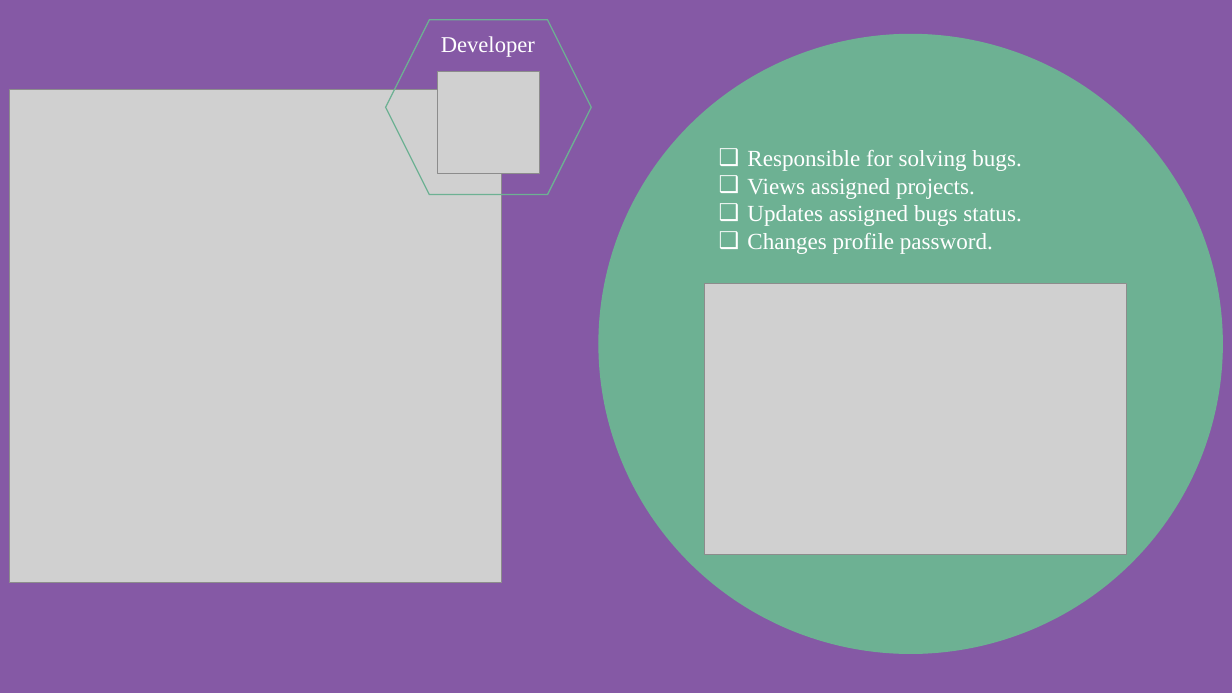
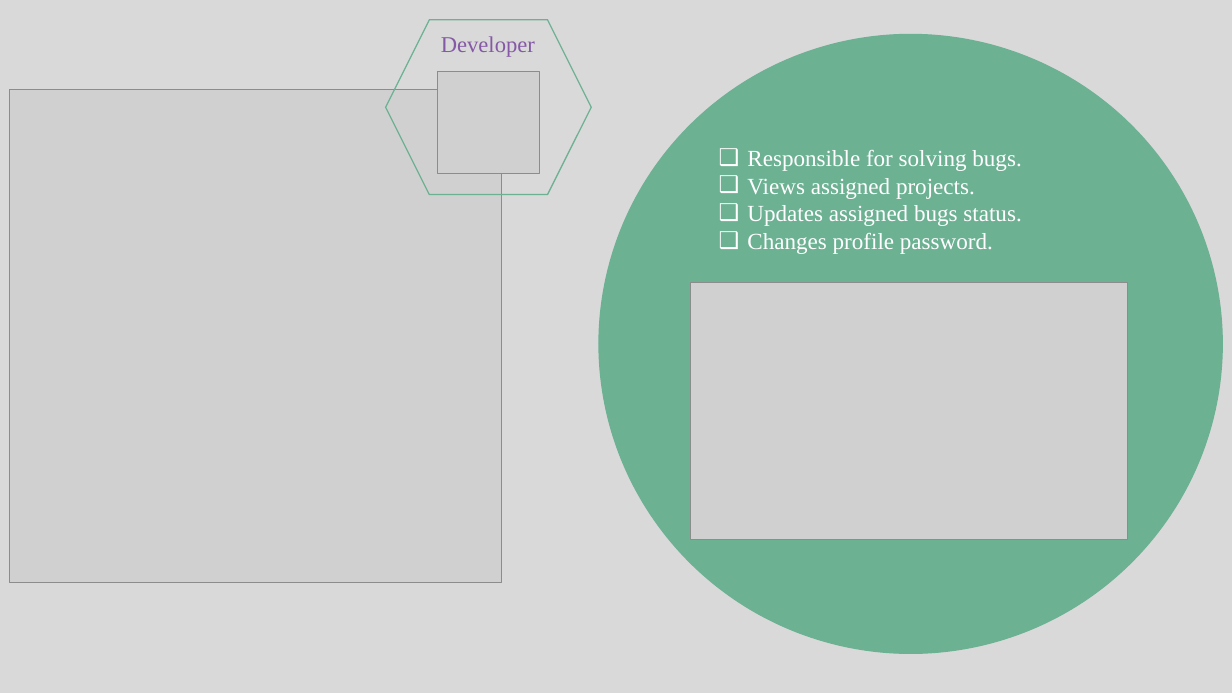
Before and after one commit to M-627/Bug-Tracking-System, a slide deck: slide 12 of documents & diagrams/Presentation1.pptx (slide 8 before the commit). Drawn at 1232x693 pixels with LibreOffice and Linux fonts; fonts in the diff are those of the drawing; grey boxes stand for pictures. Boxes give left, top, right and bottom in pixels: in the first picture for what was removed or moved away, otherwise in the second. Text is boxed around its words. In the diff, an @@ line names an element or a change of style, - is before the commit and + after.

```diff
--- a/documents & diagrams/Presentation1.pptx
+++ b/documents & diagrams/Presentation1.pptx
@@ background #8559A5 to #D9D9D9 @@
@@ text "Developer" at box(441, 36, 535, 57): text colour #FFFFFF to #8559A5 @@
@@ picture: place and size @@
-picture at box(704, 284, 1127, 555)
+picture at box(690, 283, 1128, 539)
```
Also in this commit, not shown: 9 other slides changed, 7 slides added, 42 other files.
